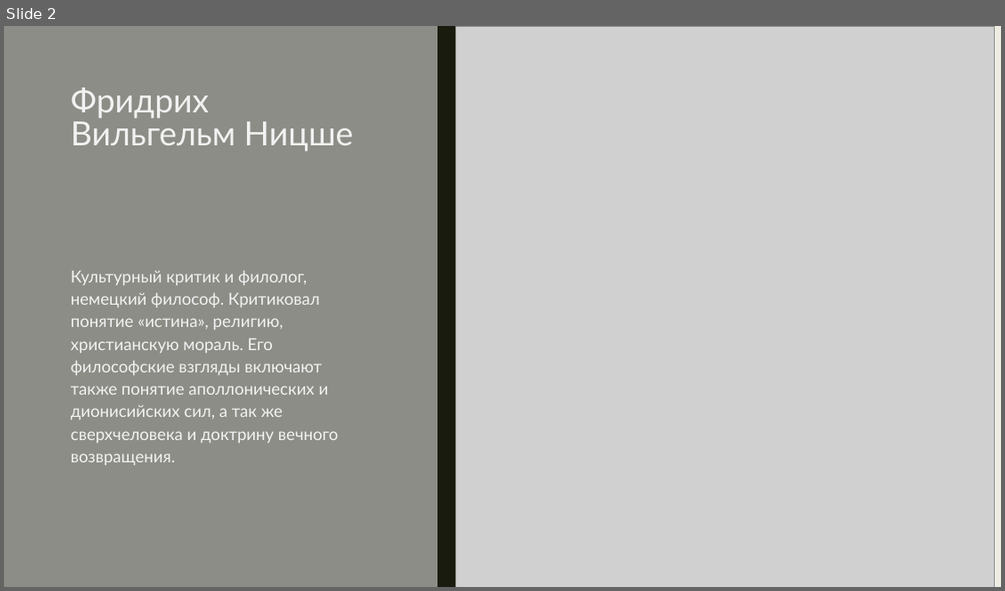
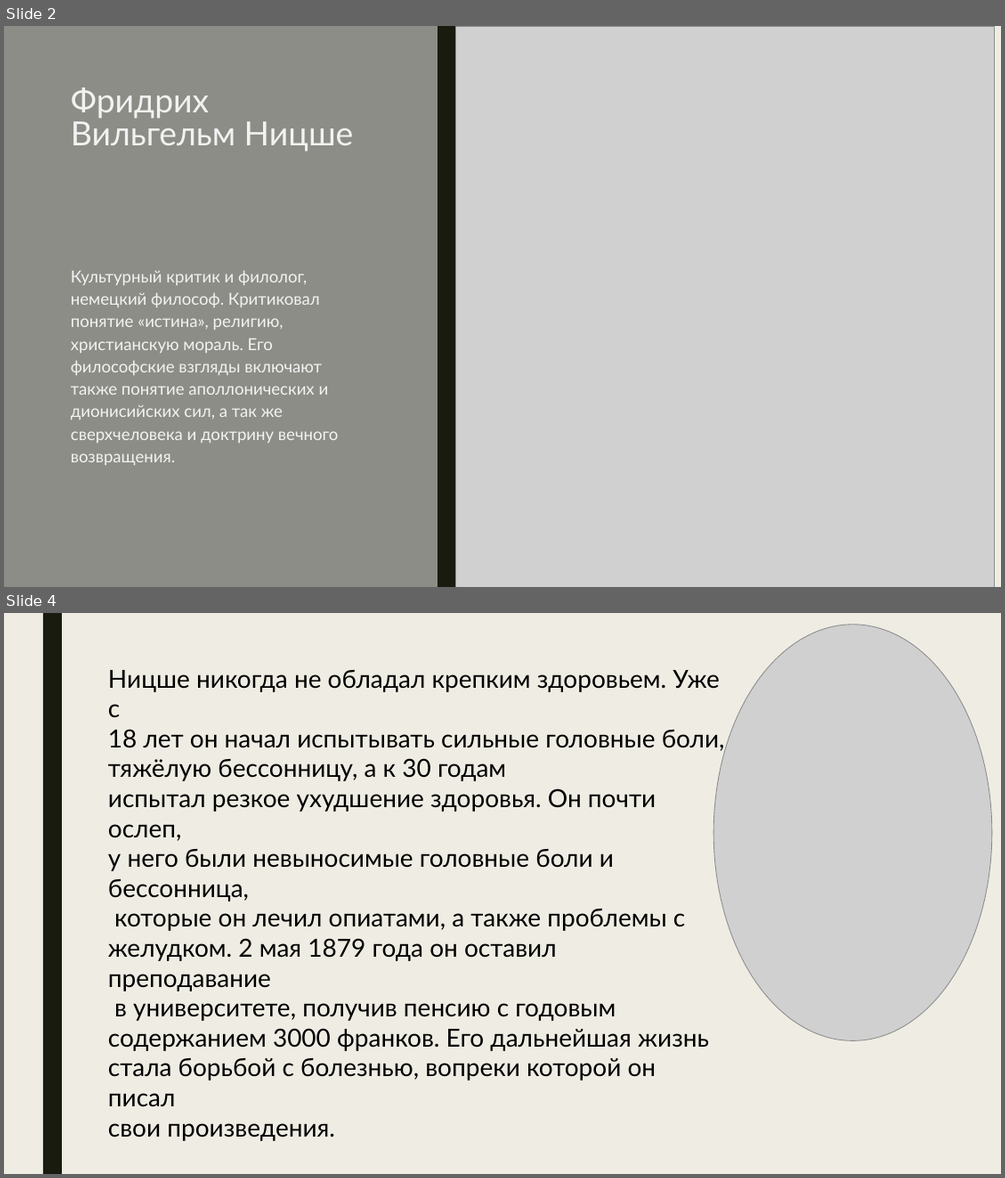
Before and after one commit to AtomMushroom/supreme-guacamole, a slide deck: Фридрих Ницше.pptx. Shown one above the other, each under a label of ours: slide 2 before the commit, slides 2 and 4 after it; the slides between them are not shown. The pictures are 1005x591 and 1005x1178 pixels, drawn with LibreOffice and Linux fonts; fonts in the diff are those of the drawing; grey boxes stand for pictures. Boxes give left, top, right and bottom in pixels: in the first picture for what was removed or moved away, otherwise in the second. Text is boxed around its words. In the diff, an @@ line names an element or a change of style, - is before the commit and + after.

```diff
--- a/Фридрих Ницше.pptx
+++ b/Фридрих Ницше.pptx
@@ slide 4 added at (4,613,1001,1174), background #EFEDE3 @@
@@ rectangle added at (43,613,62,1174), fill #191B0E @@
@@ picture added at (713,625,992,1041) @@
@@ text added at (108,670,725,1141), 24 pt, text #000000 @@
+Ницше никогда не обладал крепким здоровьем. Уже с
+18 лет он начал испытывать сильные головные боли,
+тяжёлую бессонницу, а к 30 годам
+испытал резкое ухудшение здоровья. Он почти ослеп,
+у него были невыносимые головные боли и бессонница,
+которые он лечил опиатами, а также проблемы с
+желудком. 2 мая 1879 года он оставил преподавание
+в университете, получив пенсию с годовым
+содержанием 3000 франков. Его дальнейшая жизнь
+стала борьбой с болезнью, вопреки которой он писал
+свои произведения.
```
Also in this commit, not shown: 2 slides changed, 1 other slide added, 1 slide removed.
